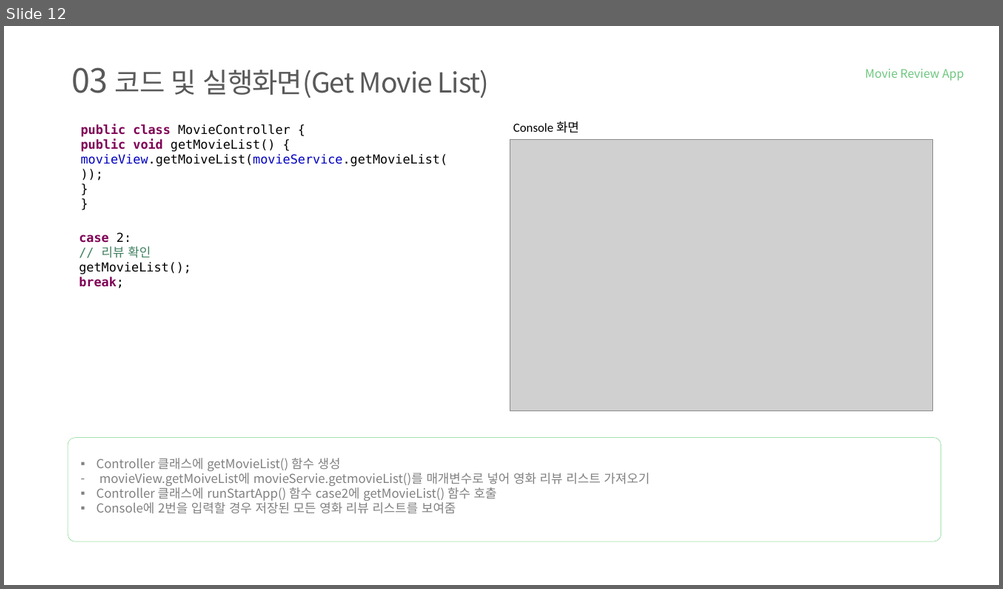
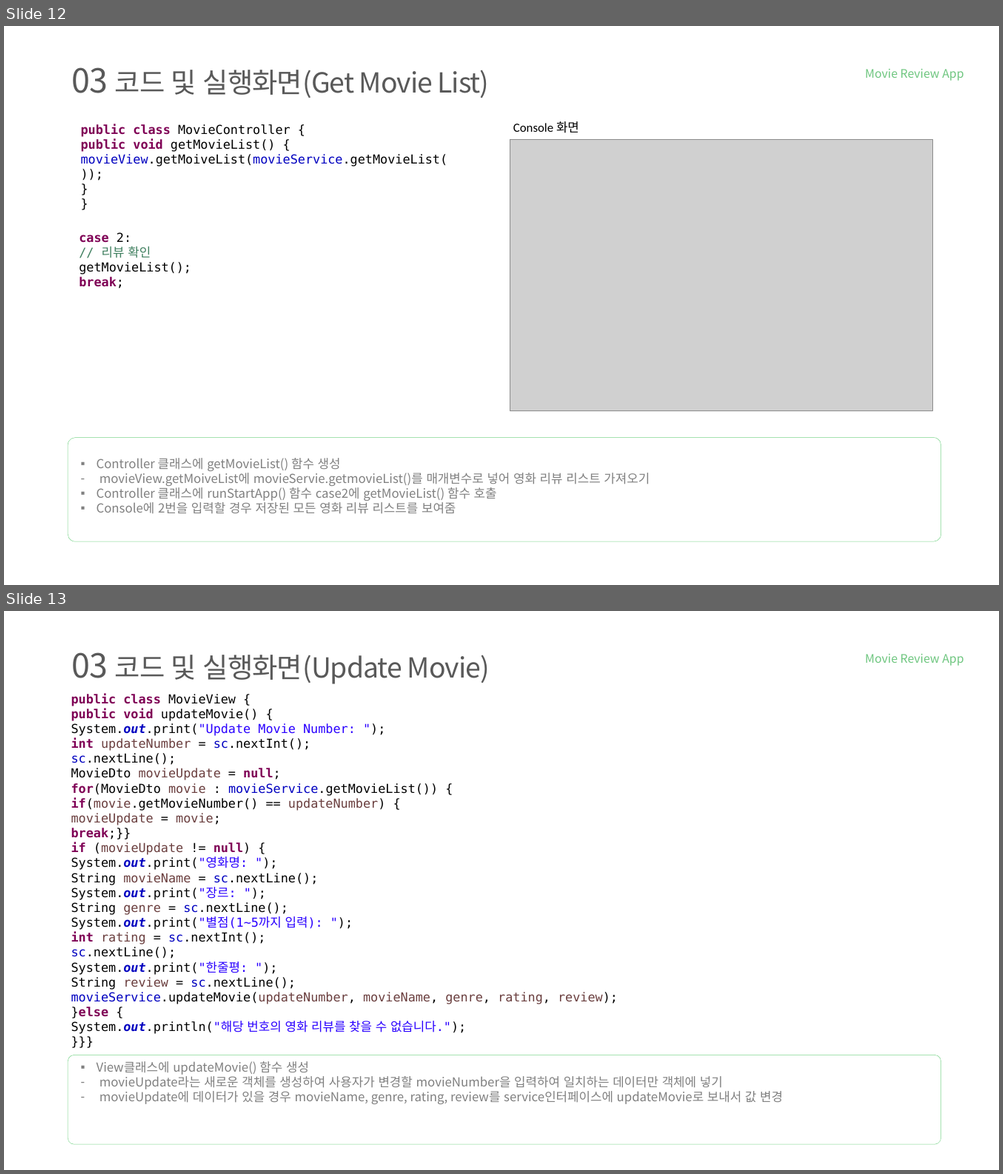
Before and after one commit to tnwjd121/MovieApp, a slide deck: ppt/국비(정보처리기능사)_백수정.pptx. Shown one above the other, each under a label of ours: slide 12 before the commit, slides 12 and 13 after it. The pictures are 1003x589 and 1003x1174 pixels, drawn with LibreOffice and Linux fonts; fonts in the diff are those of the drawing; grey boxes stand for pictures; background and template pictures are left out. Boxes give left, top, right and bottom in pixels: in the first picture for what was removed or moved away, otherwise in the second. Text is boxed around its words. In the diff, an @@ line names an element or a change of style, - is before the commit and + after.

```diff
--- a/ppt/국비(정보처리기능사)_백수정.pptx
+++ b/ppt/국비(정보처리기능사)_백수정.pptx
@@ slide 13 added at <box>4,611,999,1170</box>, background #FFFFFF @@
@@ text added at <box>72,652,489,684</box>, 40 pt, text #595959 @@
+03 코드 및 실행화면(Update Movie)
@@ text added at <box>865,654,963,666</box>, 17 pt, text #6EC67F @@
+Movie Review App
@@ text added at <box>71,694,617,1034</box>, 18 pt, text #000000 @@
+public class MovieView {
+public void updateMovie() {
+System.out.print("Update Movie Number: ");
+int updateNumber = sc.nextInt();
+sc.nextLine();
+MovieDto movieUpdate = null;
+for(MovieDto movie : movieService.getMovieList()) {
+if(movie.getMovieNumber() == updateNumber) {
+movieUpdate = movie;
+break;}}
+if (movieUpdate != null) {
+System.out.print("영화명: ");
+String movieName = sc.nextLine();
+System.out.print("장르: ");
+String genre = sc.nextLine();
+System.out.print("별점(1~5까지 입력): ");
+int rating = sc.nextInt();
+sc.nextLine();
+System.out.print("한줄평: ");
+String review = sc.nextLine();
+movieService.updateMovie(updateNumber, movieName, genre, rating, review);
+}else {
+System.out.println("해당 번호의 영화 리뷰를 찾을 수 없습니다.");
+}}}
@@ rounded rectangle added at <box>68,1055,940,1145</box>, outline #75D387 0.5 pt @@
@@ text added at <box>96,1062,782,1105</box>, 18 pt, text #808080 @@
+▪ View클래스에 updateMovie() 함수 생성
+– movieUpdate라는 새로운 객체를 생성하여 사용자가 변경할 movieNumber을 입력하여 일치하는 데이터만 객체에 넣기
+– movieUpdate에 데이터가 있을 경우 movieName, genre, rating, review를 service인터페이스에 updateMovie로 보내서 값 변경
```
Also in this commit, not shown: 3 slides changed, 9 other slides added, 2 slides removed, 1 other file.
